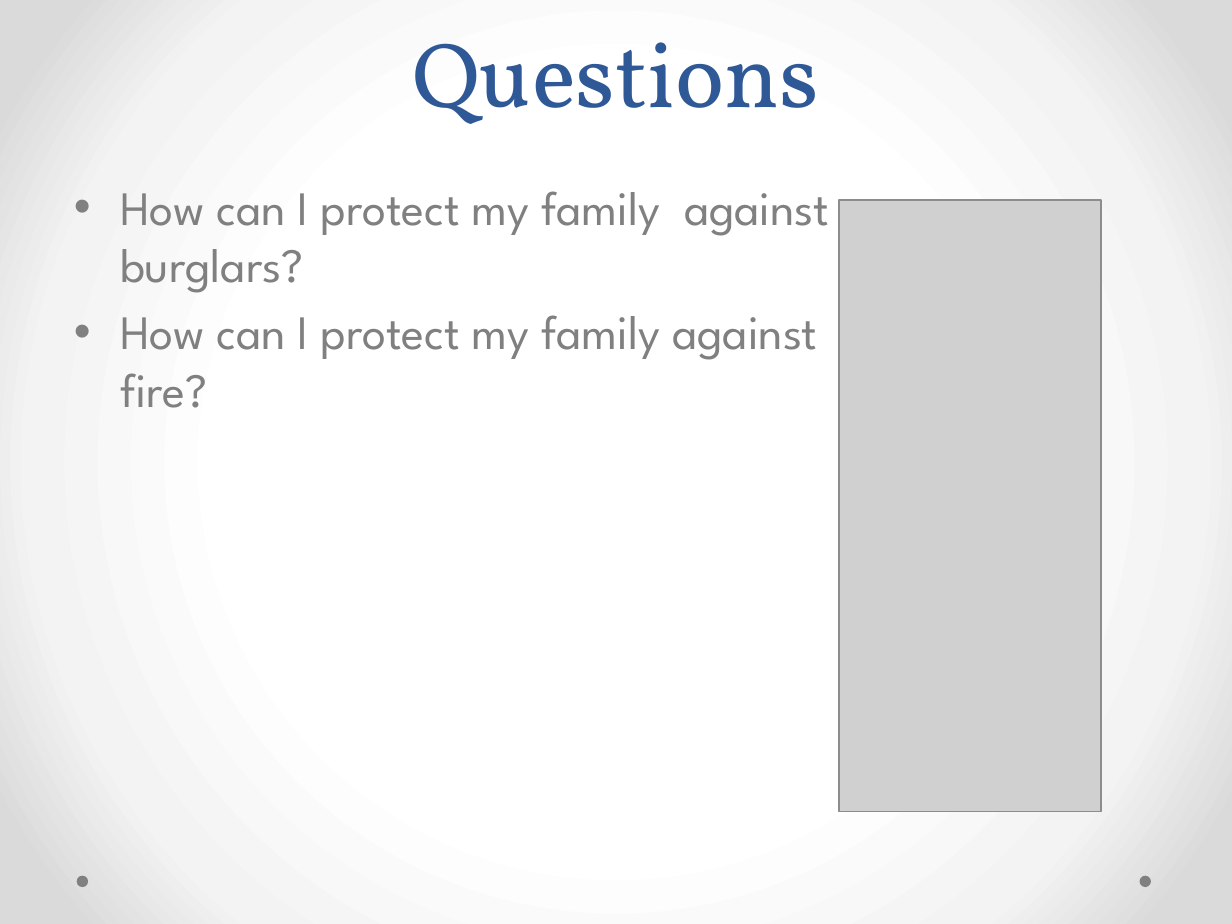
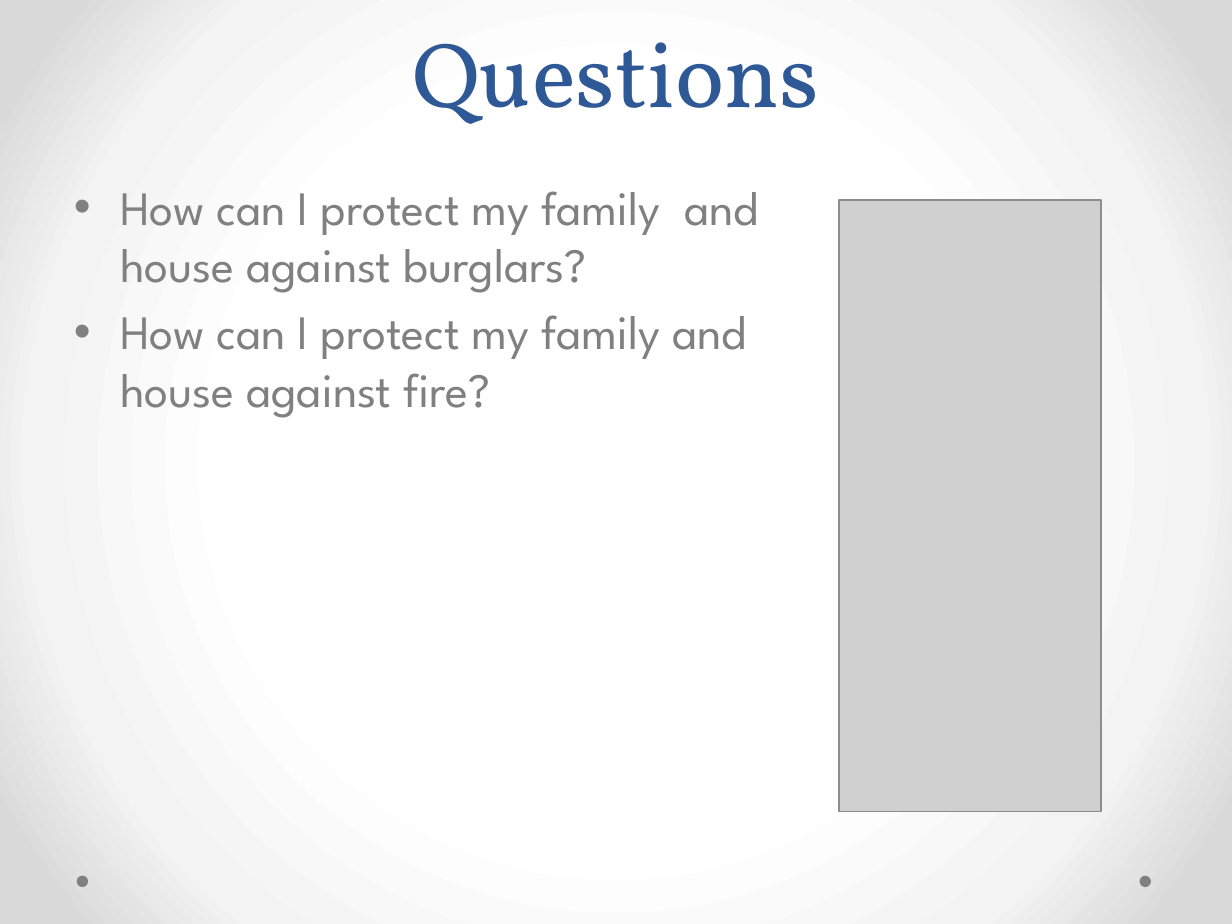
Before and after one commit to plaatsoft/plaatprotect, a slide deck: slide 2 of doc/ppt/PlaatProtect Design.pptx. Drawn at 1232x924 pixels with LibreOffice and Linux fonts; fonts in the diff are those of the drawing; grey boxes stand for pictures. Boxes give left, top, right and bottom in pixels: in the first picture for what was removed or moved away, otherwise in the second. Text is boxed around its words. In the diff, an @@ line names an element or a change of style, - is before the commit and + after.

```diff
--- a/doc/ppt/PlaatProtect Design.pptx
+++ b/doc/ppt/PlaatProtect Design.pptx
@@ text at box(120, 191, 758, 418): text changed @@
-• How can I protect my family against burglars?
-• How can I protect my family against fire?
+• How can I protect my family and house against burglars?
+• How can I protect my family and house against fire?
```
Also in this commit, not shown: 3 other slides changed, 3 slides added.
